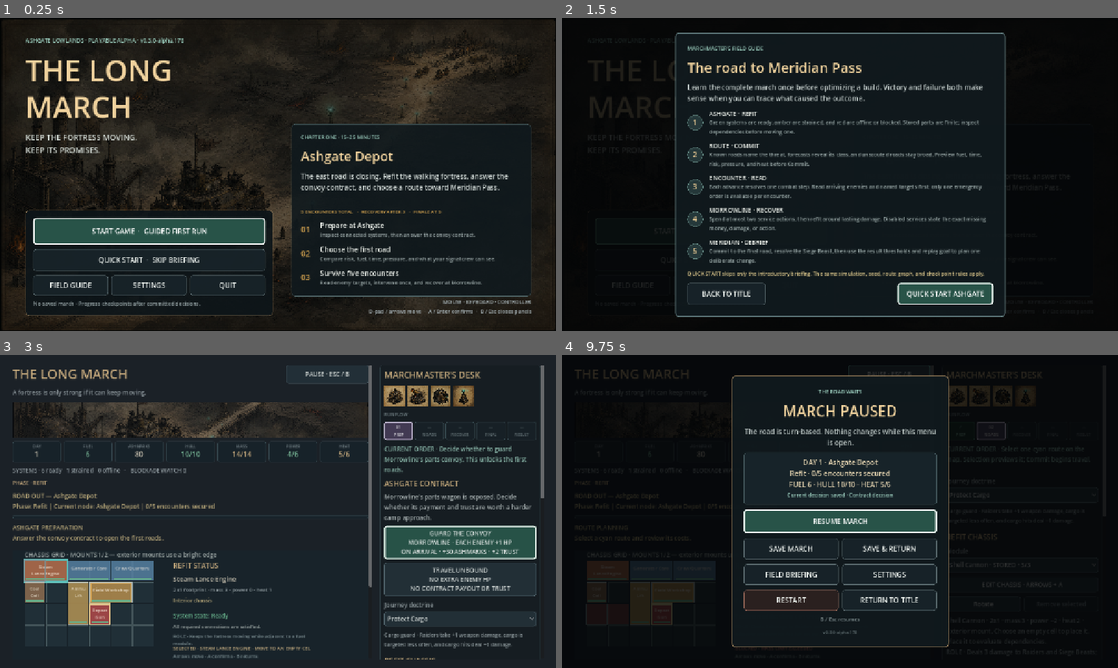
Above: before the commit, frames 1-4 (two rows, left to right).
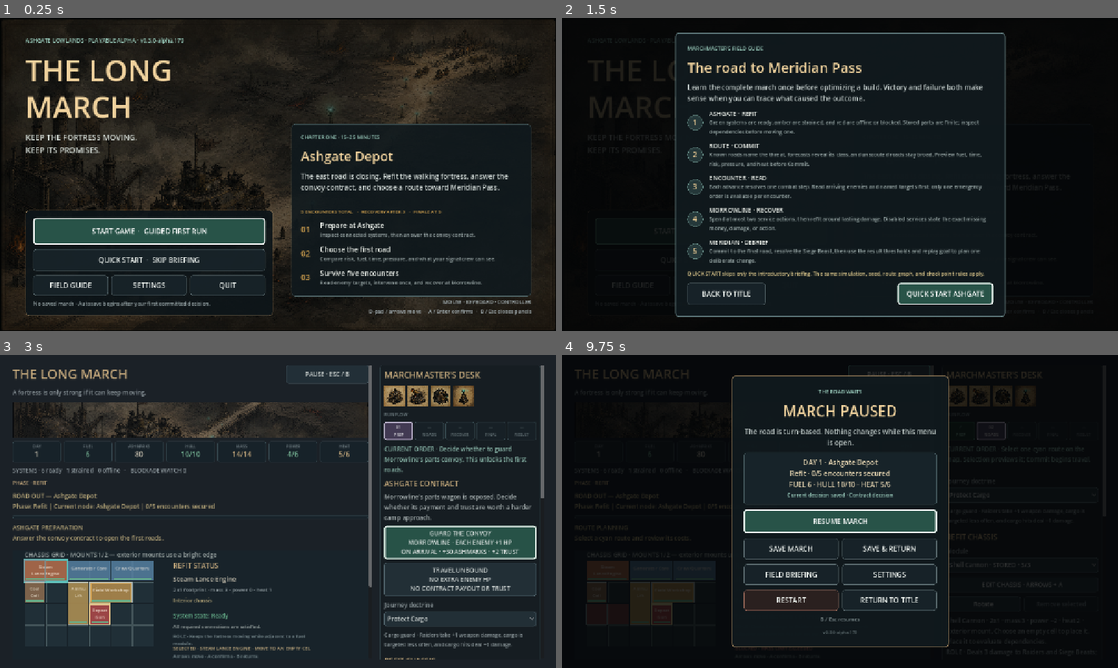
Above: after the commit, the same moments.

Repository: raphaelroshan/the-long-march
Game: Godot game, scene res://scenes/App.tscn
The game is run twice, just before and just after one commit, with the same random seed, the same clock (stepped at 60 frames per second) and the same inputs.
Inputs:
- Up to frame 1 (0.25 s): no input
- Up to frame 2 (1.5 s): click "FIELD GUIDE" at 0.5 s; click "START GAME · GUIDED FIRST RUN" at 1.25 s
- Up to frame 3 (3 s): click "START GAME · GUIDED FIRST RUN" at 2 s; click "QUICK START ASHGATE" at 2.75 s
- Up to frame 4 (9.75 s): click "GUARD THE CONVOY MORROWLINE ·…" at 3.5 s; click "Steam Lance Engine · ON CHASS…" at 4.25 s; click "Protect Cargo" at 5 s; click "Generator Core · ON CHASSIS ·…" at 5.75 s; click "EDIT CHASSIS · ARROWS + A" at 6.5 s; click "Refugee Bunk · STORED · 3/3" at 7.25 s; click "Rotate" at 8 s; click "Shell Cannon · STORED · 3/3" at 8.75 s; click "PAUSE · ESC / B" at 9.5 s

The runs differ from the first frame. In frame 1, 0.2% of the frame differs, in the area x 14-38%, y 6-93%; in frame 2, less than 0.1%; in frame 3, less than 0.1%; in frame 4, less than 0.1%.

Commit message:
Explain when autosave begins

Diff:
--- a/project.godot
+++ b/project.godot
@@ -4,7 +4,7 @@
 
 [application]
 config/name="The Long March"
-config/version="0.3.0-alpha.178"
+config/version="0.3.0-alpha.179"
 run/main_scene="res://scenes/App.tscn"
 config/features=PackedStringArray("4.4", "GL Compatibility")
 
--- a/src/ui/app.gd
+++ b/src/ui/app.gd
@@ -1012,7 +1012,7 @@
 	return "Saved earlier"
 
 func _empty_save_summary() -> String:
-	return "No saved march · Progress checkpoints after committed decisions." if autosave_enabled else "No saved march · Use Save March from the pause menu."
+	return "No saved march · Autosave begins after your first committed decision." if autosave_enabled else "No saved march · Use Save March from the pause menu."
 
 func _start_new_game() -> void:
 	_request_new_game(true)
--- a/tests/test_app_shell.gd
+++ b/tests/test_app_shell.gd
@@ -36,7 +36,7 @@
 	_expect(not app.continue_button.visible and app.continue_button.disabled, "Continue should stay out of the action stack when no local save exists")
 	_expect(app.quick_start_button.get_node_or_null(app.quick_start_button.focus_neighbor_bottom) == app.settings_button and app.settings_button.get_node_or_null(app.settings_button.focus_neighbor_top) == app.quick_start_button, "no-save navigation should route around disabled Continue")
 	_expect(app.quick_start_button.get_node_or_null(app.quick_start_button.focus_next) == app.guide_button and app.quit_button.get_node_or_null(app.quit_button.focus_next) == app.start_button, "no-save Tab navigation should skip Continue and wrap through visible title actions")
-	_expect(app.guide_button.text == "FIELD GUIDE" and app.save_status_label.text.contains("checkpoints"), "the title should use player-facing guide and autosave language")
+	_expect(app.guide_button.text == "FIELD GUIDE" and app.save_status_label.text.contains("Autosave begins after your first committed decision"), "the title should explain the first automatic checkpoint in player-facing language")
 	_expect(app.guide_quick_start_button.text == "QUICK START ASHGATE", "the no-save Field Guide should offer a direct quick start")
 	_expect(_tree_contains_text(app.menu_view, "Prepare at Ashgate") and _tree_contains_text(app.menu_view, "answer the convoy contract"), "the title overview should match the contract-first playable handoff while retaining chassis preparation")
 	_expect(_tree_contains_text(app.menu_view, "5 ENCOUNTERS TOTAL") and _tree_contains_text(app.menu_view, "FINALE AT 5"), "the title should make clear that the final battle is the fifth encounter, not an additional sixth fight")
--- a/tools/ci_manifest.json
+++ b/tools/ci_manifest.json
@@ -1,7 +1,7 @@
 {
   "slug": "the-long-march",
   "display_name": "The Long March",
-  "prototype_version": "0.3.0-alpha.178",
+  "prototype_version": "0.3.0-alpha.179",
   "playtest_ready": true,
   "godot_test": "res://tests/test_fortress_state.gd",
   "primary_repo": "raphaelroshan/the-long-march",
Not shown, changed: export_presets.cfg
Not shown, changed: docs/decision_log.md
